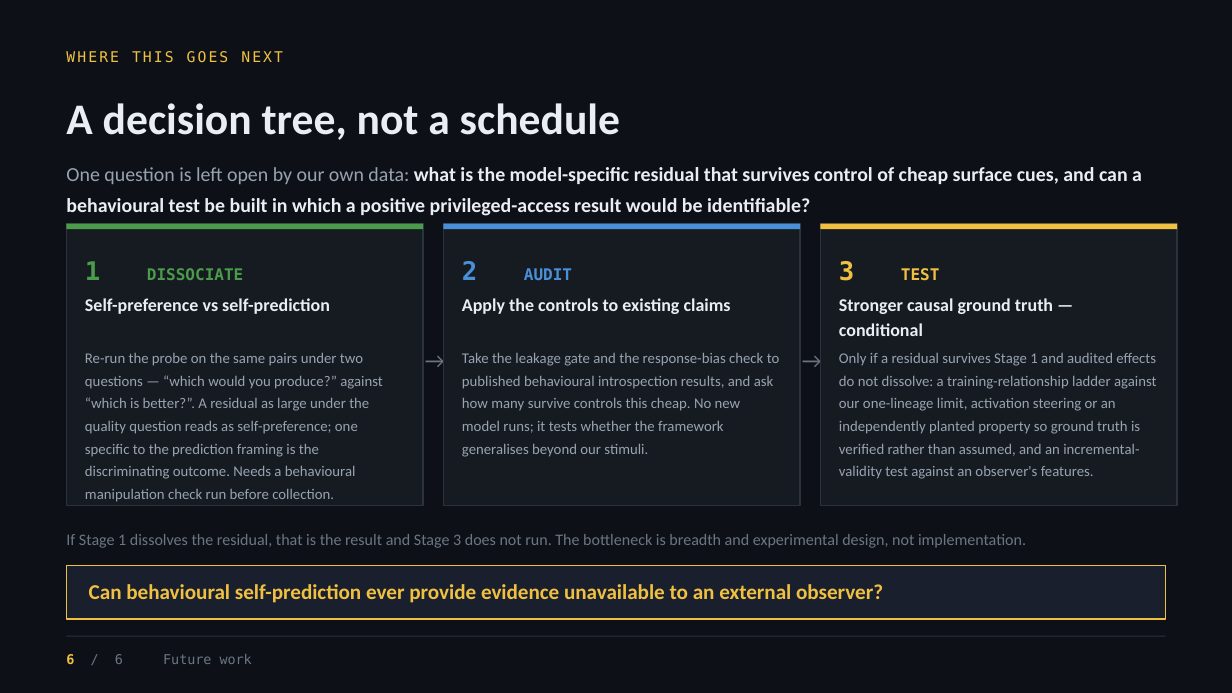
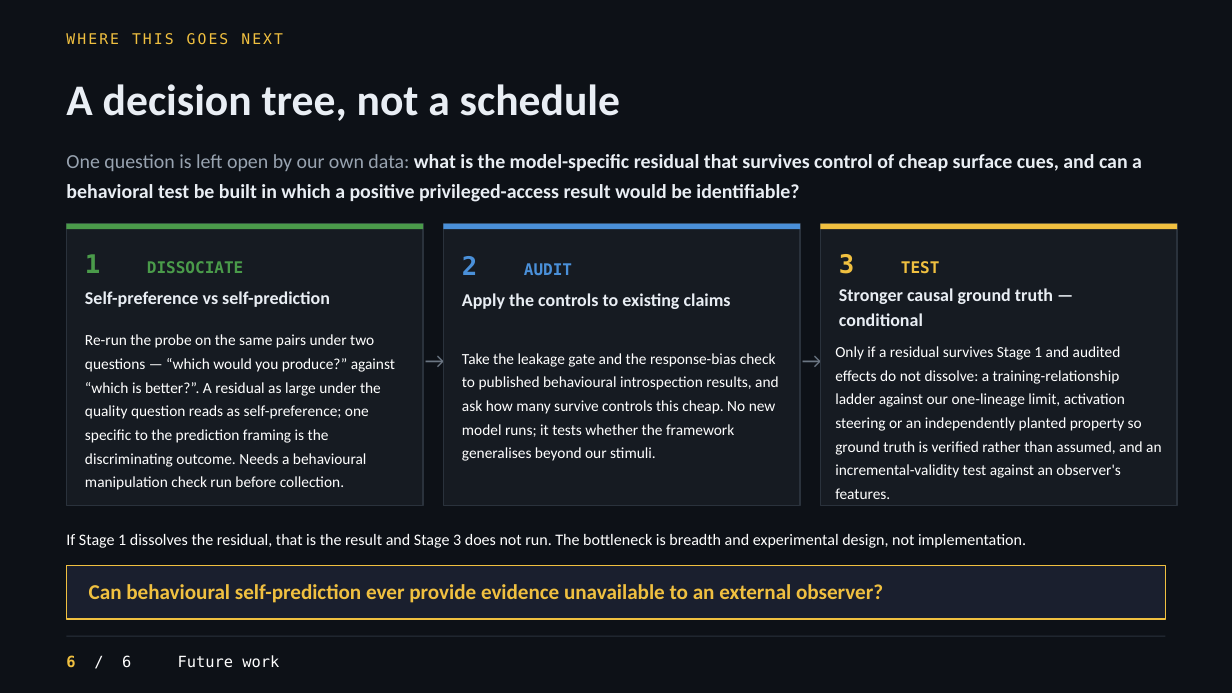
Before and after one commit to UbaJaz/Digital_Minds_Research, a slide deck: slide 6 of Digital_Minds_Track3_Slides.pptx. Drawn at 1232x693 pixels with LibreOffice and Linux fonts; fonts in the diff are those of the drawing. Boxes give left, top, right and bottom in pixels: in the first picture for what was removed or moved away, otherwise in the second. Text is boxed around its words. In the diff, an @@ line names an element or a change of style, - is before the commit and + after.

```diff
--- a/Digital_Minds_Track3_Slides.pptx
+++ b/Digital_Minds_Track3_Slides.pptx
@@ text "WHERE THIS GOES NEXT": place and size @@
-text "WHERE THIS GOES NEXT" at (66,51,283,63)
+text "WHERE THIS GOES NEXT" at (66,33,283,45)
@@ text "A decision tree, not a ...": place and size @@
-text "A decision tree, not a ..." at (66,103,620,140)
+text "A decision tree, not a ..." at (66,84,620,121)
@@ text at (66,154,1142,202): text changed @@
-One question is left open by our own data: what is the model-specific residual that survives control of cheap surface cues, and can a behavioural test be built in which a positive privileged-access result would be identifiable?
+One question is left open by our own data: what is the model-specific residual that survives control of cheap surface cues, and can a behavioral test be built in which a positive privileged-access result would be identifiable?
@@ 5 texts: place and size @@
-5 texts at (85,261,940,314)
+5 texts at (85,254,940,309)
@@ text "Stronger causal ground truth — ...": place and size @@
-text "Stronger causal ground truth — ..." at (839,298,1053,336)
+text "Stronger causal ground truth — ..." at (839,288,1053,326)
@@ text "Re-run the probe on the ...": place and size @@
-text "Re-run the probe on the ..." at (85,353,383,502)
+text "Re-run the probe on the ..." at (85,334,395,490)
@@ size 11.5 to 12 pt, text colour #98A3B0 to #FFFFFF in 3 elements at (835,346,1161,499), (85,334,395,490), (462,353,779,461) @@
@@ text "Only if a residual survives ...": place and size @@
-text "Only if a residual survives ..." at (839,353,1157,479)
+text "Only if a residual survives ..." at (835,346,1161,499)
@@ text "If Stage 1 dissolves the ..." at (66,534,1026,548): text colour #6B7683 to #FFFFFF @@
@@ text "6 / 6 Future work" at (66,655,279,668): size 10.5 to 12 pt, text colour #6B7683 to #FFFFFF @@
```
Also in this commit, not shown: 5 other slides changed, 2 other files.
